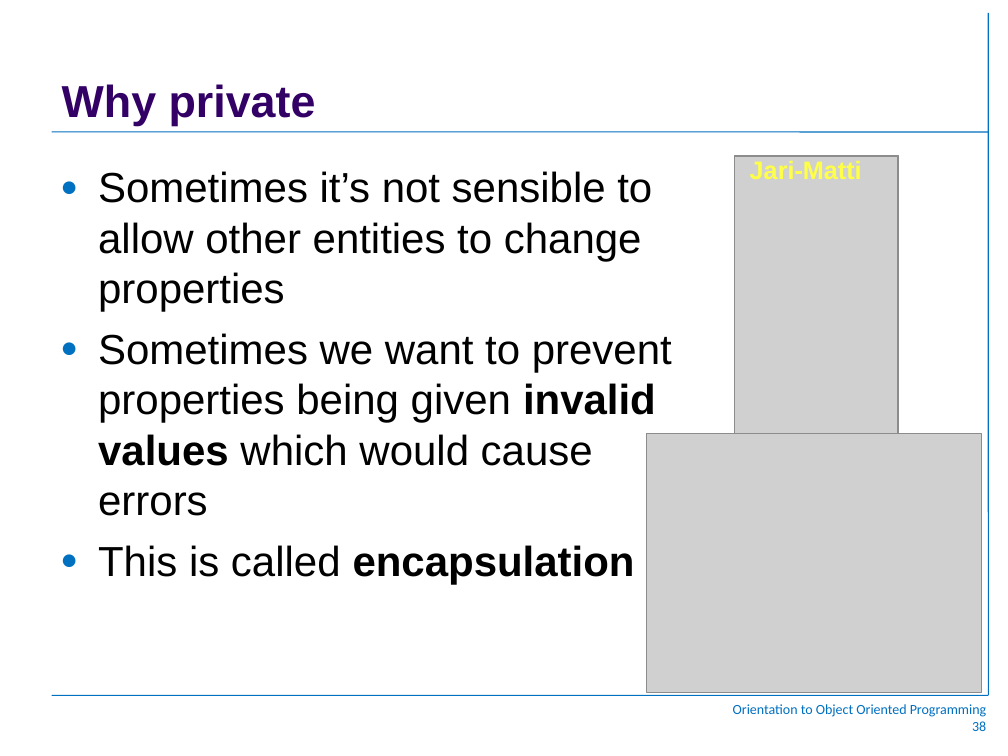
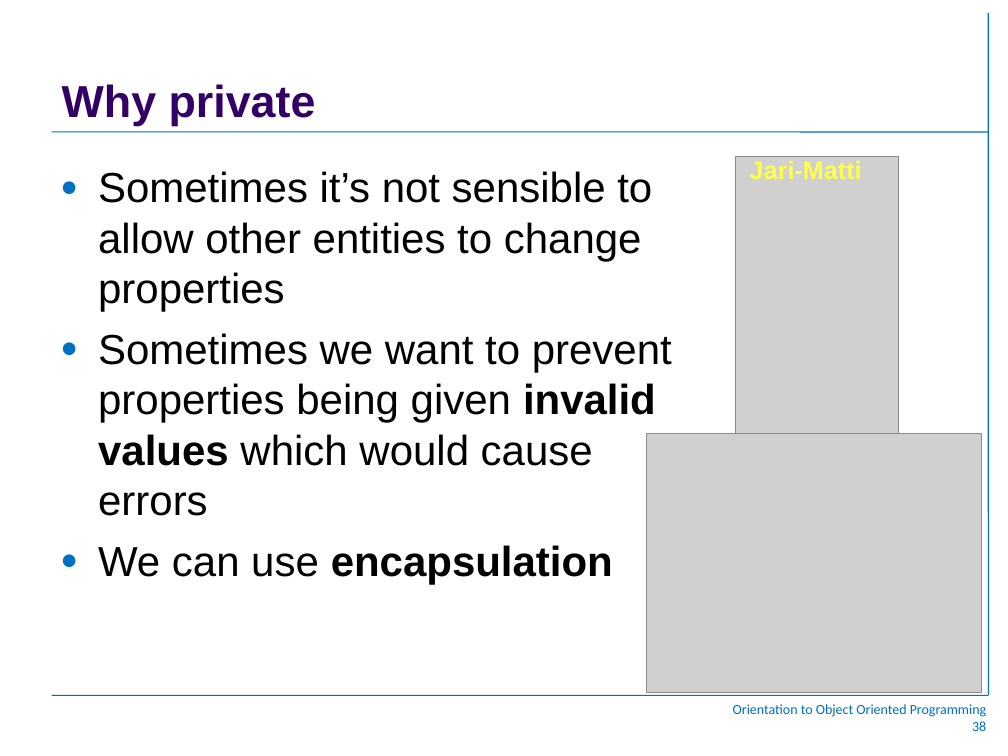
Before and after one commit to jhpaterson/LahtiOOP, a slide deck: slide 38 of OOP_lahti.ppt. Drawn at 1008x756 pixels with LibreOffice and Linux fonts; fonts in the diff are those of the drawing; grey boxes stand for pictures; background and template pictures are left out. Boxes give left, top, right and bottom in pixels: in the first picture for what was removed or moved away, otherwise in the second. Text is boxed around its words. In the diff, an @@ line names an element or a change of style, - is before the commit and + after.

Commit message:
updated slides

```diff
--- a/OOP_lahti.ppt
+++ b/OOP_lahti.ppt
@@ text at bbox=[98, 545, 613, 585]: text changed @@
-● This is called encapsulation
+● We can use encapsulation
```
Also in this commit, not shown: 1 other slide changed, 1 slide added.
